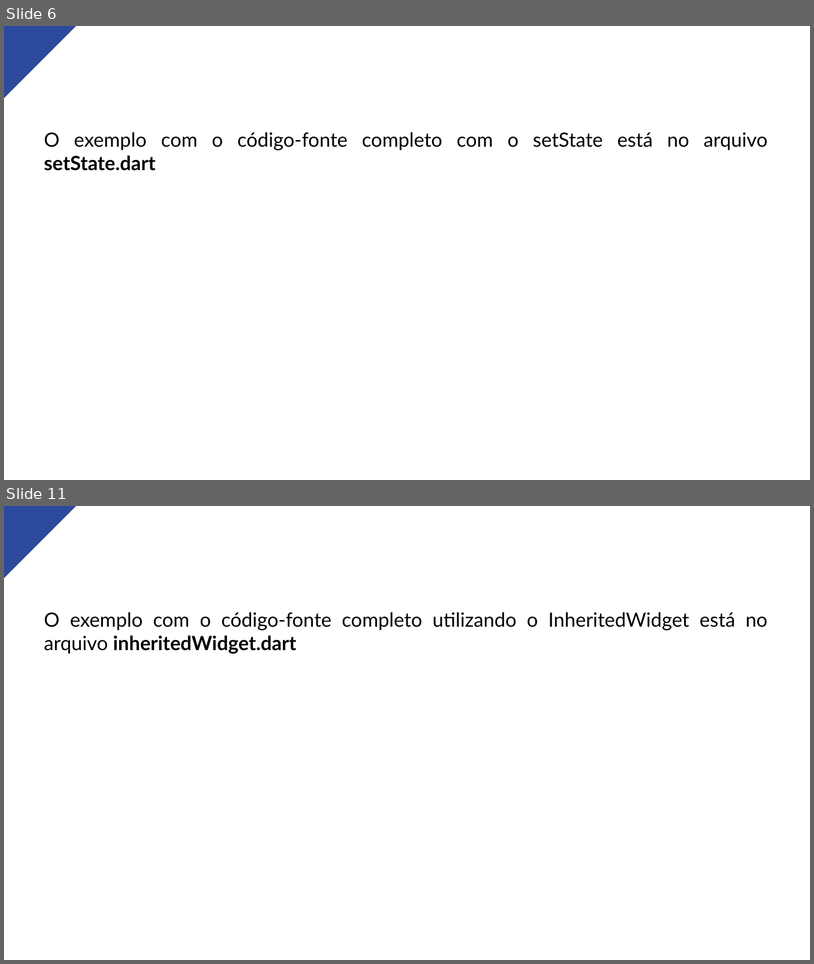
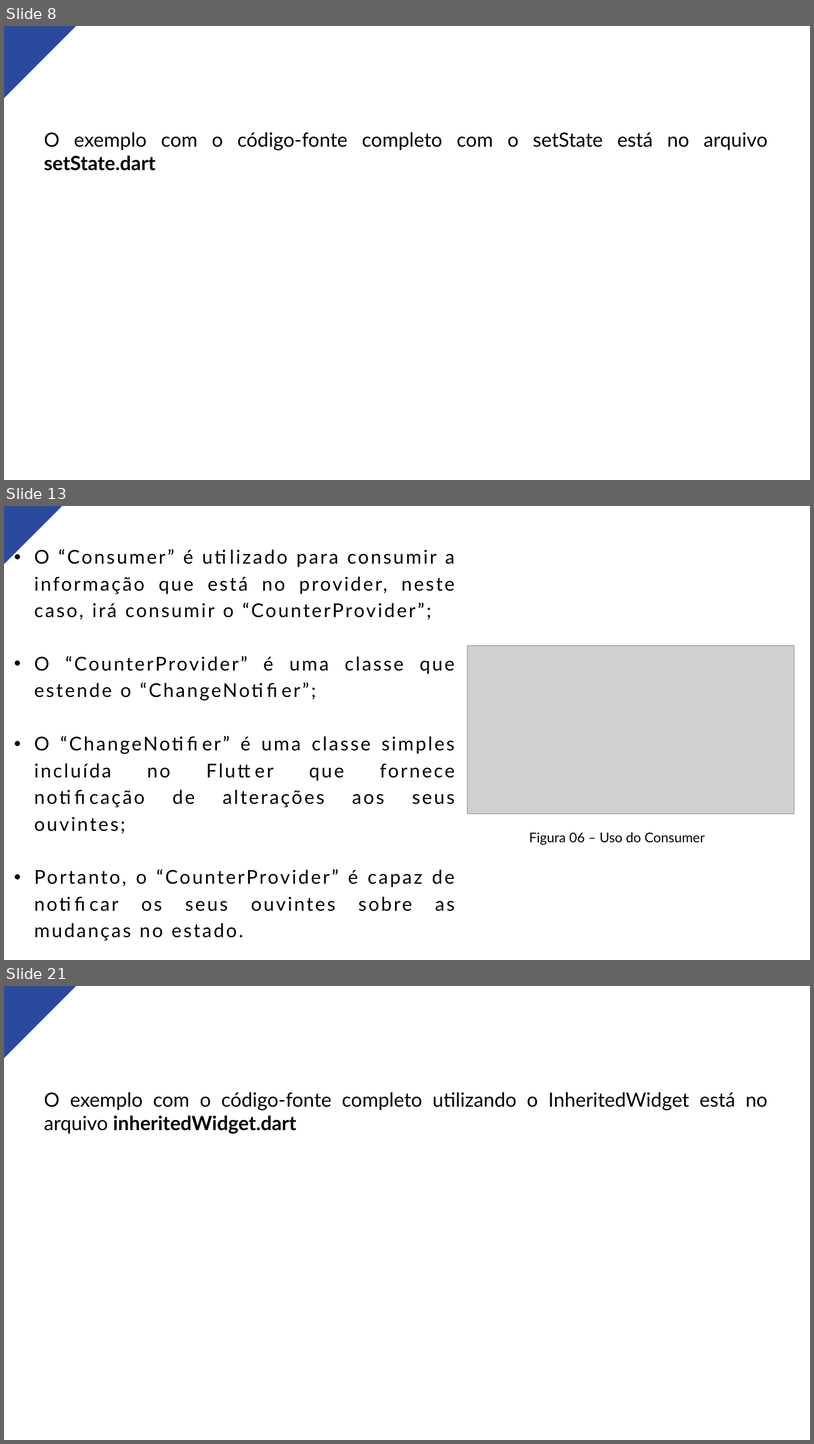
Before and after one commit to marcosdosea/TreinamentoFlutter, a slide deck: Aula11-Manipulação de Estados/Aula11-Manipulação de Estados.pptx. Shown one above the other, each under a label of ours: slides 6 and 11 before the commit, slides 8, 13 and 21 after it; the slides between them are not shown. The pictures are 814x964 and 814x1444 pixels, drawn with LibreOffice and Linux fonts; fonts in the diff are those of the drawing; grey boxes stand for pictures. Boxes give left, top, right and bottom in pixels: in the first picture for what was removed or moved away, otherwise in the second. Text is boxed around its words. In the diff, an @@ line names an element or a change of style, - is before the commit and + after.

Commit message:
Atualização da aula sobre manipulação de estados. Issue #17

```diff
--- a/Aula11-Manipulação de Estados/Aula11-Manipulação de Estados.pptx
+++ b/Aula11-Manipulação de Estados/Aula11-Manipulação de Estados.pptx
@@ slide 13 added at box(4, 506, 810, 960), background #FFFFFF @@
@@ freeform shape added at box(4, 506, 70, 571), fill #2B4A9D @@
@@ text added at box(34, 549, 455, 940), 34 pt, text #000000 @@
+• O “Consumer” é utilizado para consumir a informação que está no provider, neste caso, irá consumir o “CounterProvider”;
+• O “CounterProvider” é uma classe que estende o “ChangeNotifier”;
+• O “ChangeNotifier” é uma classe simples incluída no Flutter que fornece notificação de alterações aos seus ouvintes;
+• Portanto, o “CounterProvider” é capaz de notificar os seus ouvintes sobre as mudanças no estado.
@@ picture added at box(468, 646, 795, 814) @@
@@ text added at box(530, 832, 705, 844), 24 pt, text #000000 @@
+Figura 06 – Uso do Consumer
@@ what was slide 6 is now slide 8 @@
@@ what was slide 11 is now slide 21 @@
```
Also in this commit, not shown: 9 slides changed, 9 other slides added, 1 other file.
